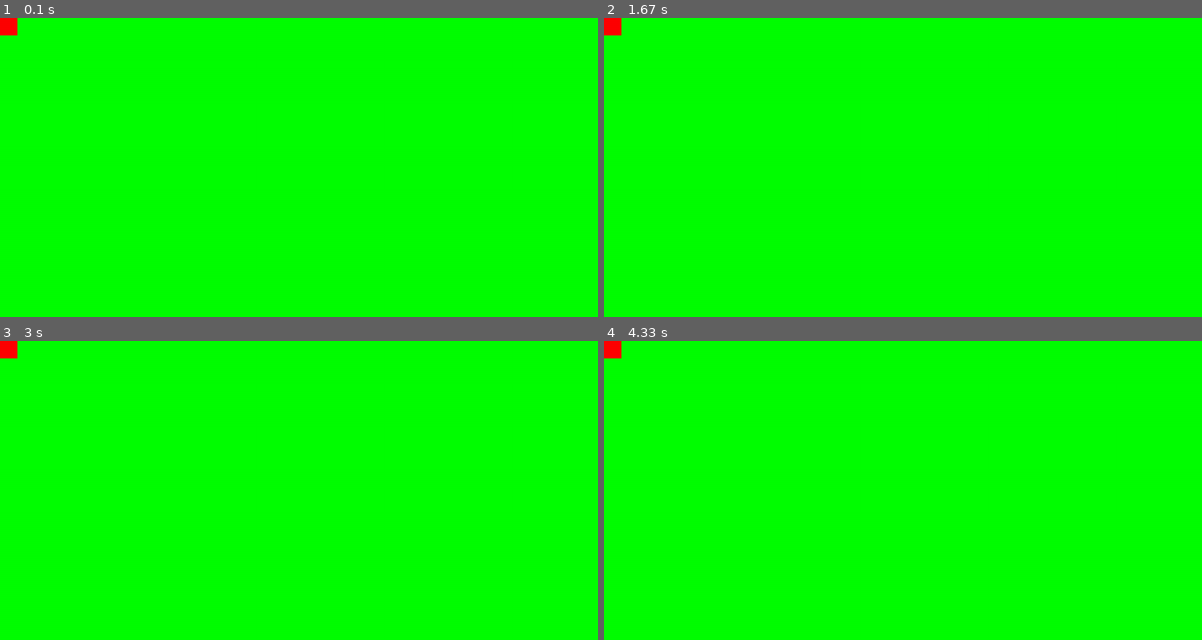
Above: before the commit, frames 1-4 (two rows, left to right).
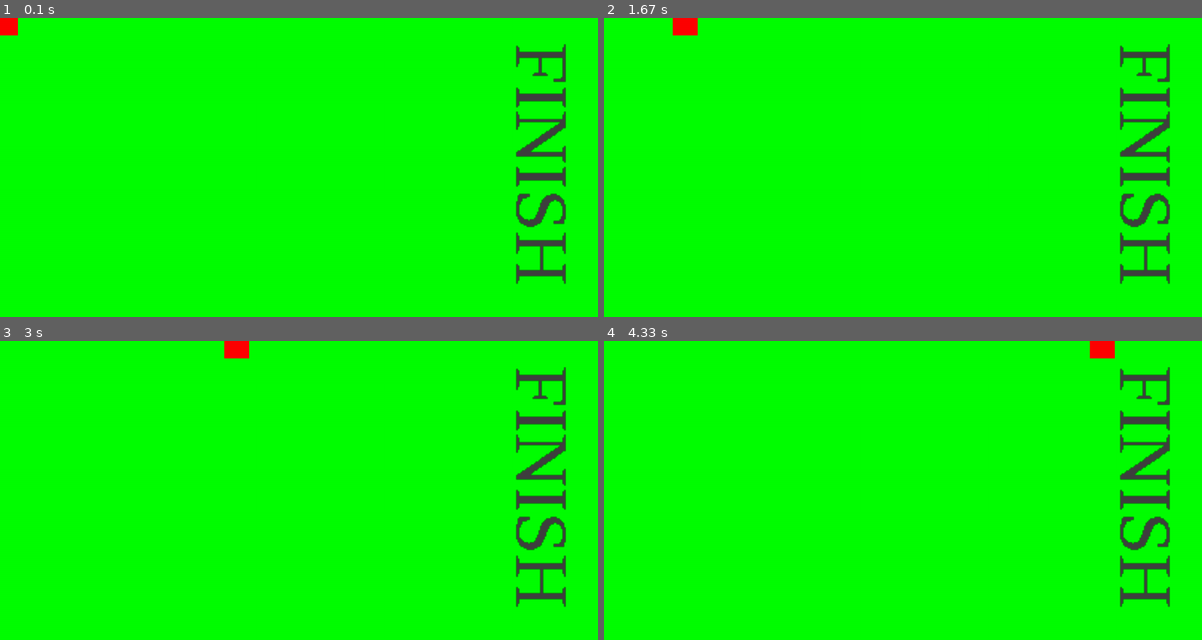
Above: after the commit, the same moments.

Repository: gilgamesh7/pygame_person_selector
Game: pygame game, started from app.py
Two runs of this game, one before a commit and one after it. Both use one fixed random seed, a clock stepped at 60 frames per second and the inputs below.
Inputs:
- Up to frame 1 (0.1 s): no input
- Up to frame 2 (1.67 s): no input
- Up to frame 3 (3 s): no input
- Up to frame 4 (4.33 s): no input

The runs differ from the first frame. In frame 1, 2.5% of the frame differs, in the area x 2-95%, y 0-90%; in frame 2, 3.0%, in the area x 0-95%, y 0-90%; in frame 3, 3.0%; in frame 4, 3.0%.

Commit message:
Added finish & move 1 player to finish line

Diff:
--- a/app.py
+++ b/app.py
@@ -32,19 +32,32 @@
         race_surface = pygame.Surface((1200,600))
         race_surface.fill('Green')
 
+        # Set up race surface / background
         player_surface = pygame.Surface((50,50))
         player_surface.fill('Red')
         player_rect = player_surface.get_rect(center=(10,10))
 
-        return race_surface, player_surface, player_rect
+        # Set up timer
+        movement_timer = pygame.USEREVENT + 1
+        pygame.time.set_timer(movement_timer, 2000)
+
+        # Caption
+        game_font = pygame.font.SysFont('timesnewroman',  50)
+        race_finish_surface = game_font.render('FINISH', False, (64, 64, 64))
+        race_finish_surface = pygame.transform.rotozoom(race_finish_surface, 270, 3)
+
+
+        return race_surface, race_finish_surface, movement_timer, player_surface, player_rect
     except Exception as err:
         exc_type, exc_obj, exc_tb = sys.exc_info()
         logger.info(f"{err} on line {exc_tb.tb_lineno}")
         raise err
 
-def game_loop(screen: object, clock: object, race_surface: object, player_surface:object, player_rect:object)->None:
+def game_loop(screen: object, clock: object, movement_timer:object, race_surface: object, race_finish_surface: object, player_surface:object, player_rect:object)->None:
     try:
+        player_x_pos = 0
         while True:
+            print(player_x_pos)
             # check for events
             for event in pygame.event.get():
                 if event.type == pygame.QUIT:
@@ -54,15 +67,21 @@
                     # Ensure pygame ends
                     exit()
 
+            # if event.type == movement_timer:
+            if player_rect.x < 950 :
+                player_x_pos += 1
+                player_rect.x += player_x_pos
+
             # blit - Blcok Image Transfer i.e put a regular surface on top of display surface
             screen.blit(race_surface,(0,0))
+            screen.blit(race_finish_surface,(1000,50))
             screen.blit(player_surface, player_rect)
 
             # Writeupdates to display surface
             pygame.display.update()
 
             # Control speed , set maximum frame rate - while loop must not run more than 60 times per second
-            clock.tick(60)
+            clock.tick(10)
     except Exception as err:
         exc_type, exc_obj, exc_tb = sys.exc_info()
         logger.info(f"{err} on line {exc_tb.tb_lineno}")
@@ -73,9 +92,9 @@
 
     screen, clock = setup_pygame()
 
-    race_surface, player_surface, player_rect = setup_game()
+    race_surface, race_finish_surface, movement_timer, player_surface, player_rect = setup_game()
 
-    game_loop(screen, clock, race_surface, player_surface, player_rect)
+    game_loop(screen, clock, movement_timer, race_surface, race_finish_surface, player_surface, player_rect)
 
 
 if __name__ == "__main__":
